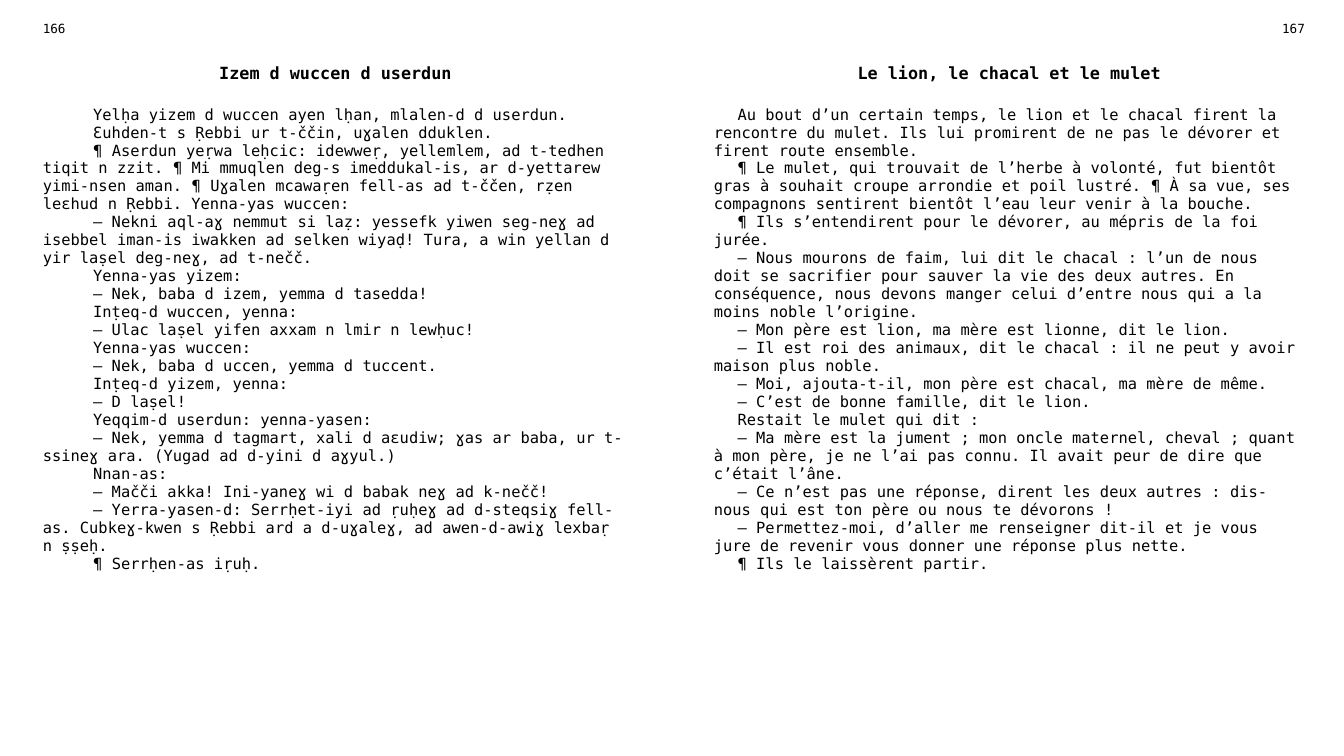
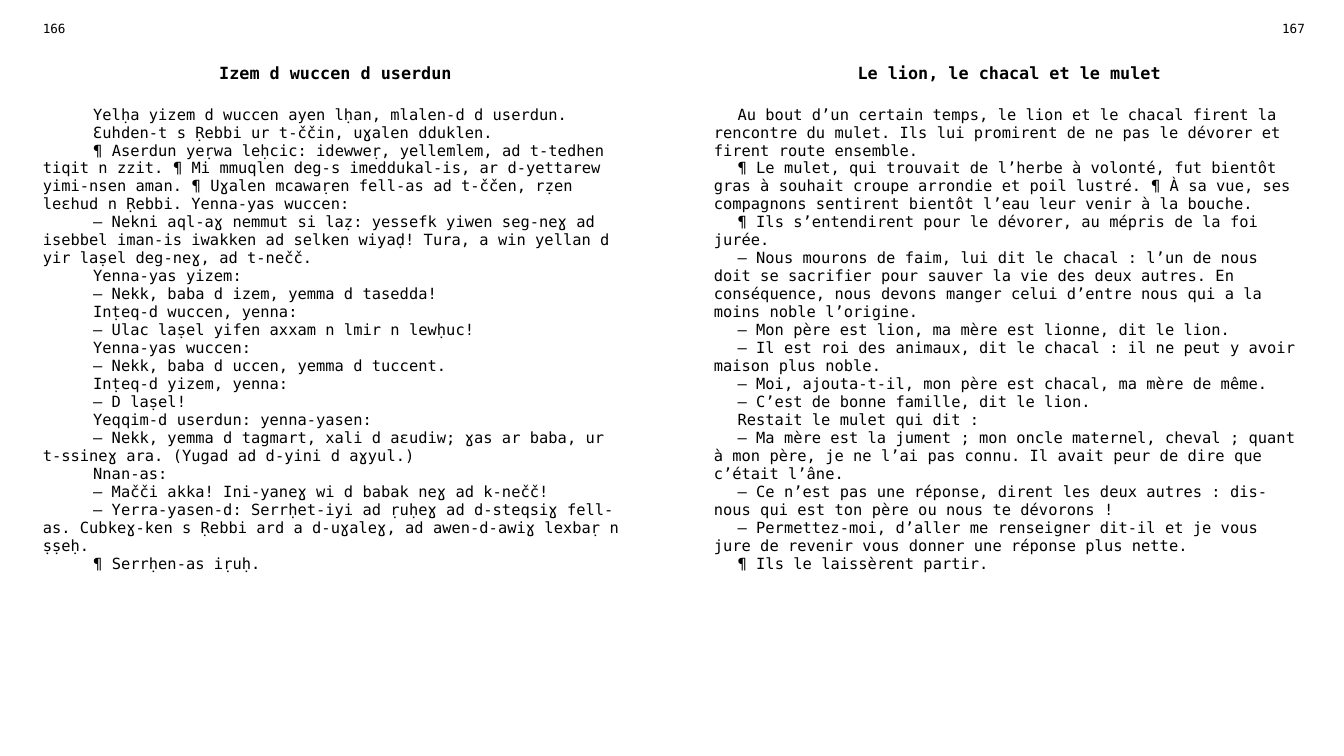
Before and after one commit to sferhah/tamacahut_n_wuccen, a slide deck: slide 82 of Uccen.ConsoleApp/Resources/pptx/uccen.pptx. Drawn at 1344x756 pixels with LibreOffice and Linux fonts; fonts in the diff are those of the drawing. Boxes give left, top, right and bottom in pixels: in the first picture for what was removed or moved away, otherwise in the second. Text is boxed around its words. In the diff, an @@ line names an element or a change of style, - is before the commit and + after.

```diff
--- a/Uccen.ConsoleApp/Resources/pptx/uccen.pptx
+++ b/Uccen.ConsoleApp/Resources/pptx/uccen.pptx
@@ table at (x1=32, y1=16, x2=1315, y2=729) @@
-row 3, column 1: Yelḥa yizem d wuccen ayen lḥan, mlalen-d d userdun. / Ɛuhden-t s Ṛebbi ur t-ččin, uɣalen dduklen. / ¶ Aserdun yeṛwa leḥcic: idewweṛ, yellemlem, ad t-tedhen tiqit n zzit. ¶ Mi mmuqlen deg-s imeddukal-is, ar d-yettarew yimi-nsen aman. ¶ Uɣalen mcawaṛen fell-as ad t-ččen, rẓen leɛhud n Ṛebbi. Yenna-yas wuccen: / — Nekni aql-aɣ nemmut si laẓ: yessefk yiwen seg-neɣ ad isebbel iman-is iwakken ad selken wiyaḍ! Tura, a win yellan d yir laṣel deg-neɣ, ad t-nečč. / Yenna-yas yizem: / — Nek, baba d izem, yemma d tasedda! / Inṭeq-d wuccen, yenna: / — Ulac laṣel yifen axxam n lmir n lewḥuc! / Yenna-yas wuccen: / — Nek, baba d uccen, yemma d tuccent. / Inṭeq-d yizem, yenna: / — D laṣel! / Yeqqim-d userdun: yenna-yasen: / — Nek, yemma d tagmart, xali d aɛudiw; ɣas ar baba, ur t-ssineɣ ara. (Yugad ad d-yini d aɣyul.) / Nnan-as: / — Mačči akka! Ini-yaneɣ wi d babak neɣ ad k-nečč! / — Yerra-yasen-d: Serrḥet-iyi ad ṛuḥeɣ ad d-steqsiɣ fell-as. Cubkeɣ-kwen s Ṛebbi ard a d-uɣaleɣ, ad awen-d-awiɣ lexbaṛ n ṣṣeḥ. / ¶ Serrḥen-as iṛuḥ.
+row 3, column 1: Yelḥa yizem d wuccen ayen lḥan, mlalen-d d userdun. / Ɛuhden-t s Ṛebbi ur t-ččin, uɣalen dduklen. / ¶ Aserdun yeṛwa leḥcic: idewweṛ, yellemlem, ad t-tedhen tiqit n zzit. ¶ Mi mmuqlen deg-s imeddukal-is, ar d-yettarew yimi-nsen aman. ¶ Uɣalen mcawaṛen fell-as ad t-ččen, rẓen leɛhud n Ṛebbi. Yenna-yas wuccen: / — Nekni aql-aɣ nemmut si laẓ: yessefk yiwen seg-neɣ ad isebbel iman-is iwakken ad selken wiyaḍ! Tura, a win yellan d yir laṣel deg-neɣ, ad t-nečč. / Yenna-yas yizem: / — Nekk, baba d izem, yemma d tasedda! / Inṭeq-d wuccen, yenna: / — Ulac laṣel yifen axxam n lmir n lewḥuc! / Yenna-yas wuccen: / — Nekk, baba d uccen, yemma d tuccent. / Inṭeq-d yizem, yenna: / — D laṣel! / Yeqqim-d userdun: yenna-yasen: / — Nekk, yemma d tagmart, xali d aɛudiw; ɣas ar baba, ur t-ssineɣ ara. (Yugad ad d-yini d aɣyul.) / Nnan-as: / — Mačči akka! Ini-yaneɣ wi d babak neɣ ad k-nečč! / — Yerra-yasen-d: Serrḥet-iyi ad ṛuḥeɣ ad d-steqsiɣ fell-as. Cubkeɣ-ken s Ṛebbi ard a d-uɣaleɣ, ad awen-d-awiɣ lexbaṛ n ṣṣeḥ. / ¶ Serrḥen-as iṛuḥ.
```
Also in this commit, not shown: 21 other slides changed, 7 other files.
